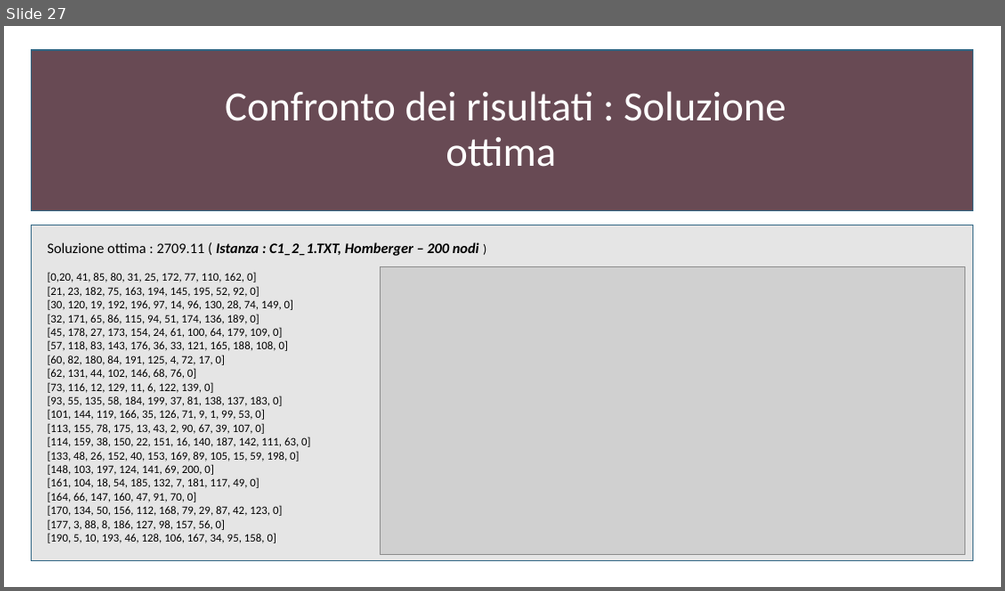
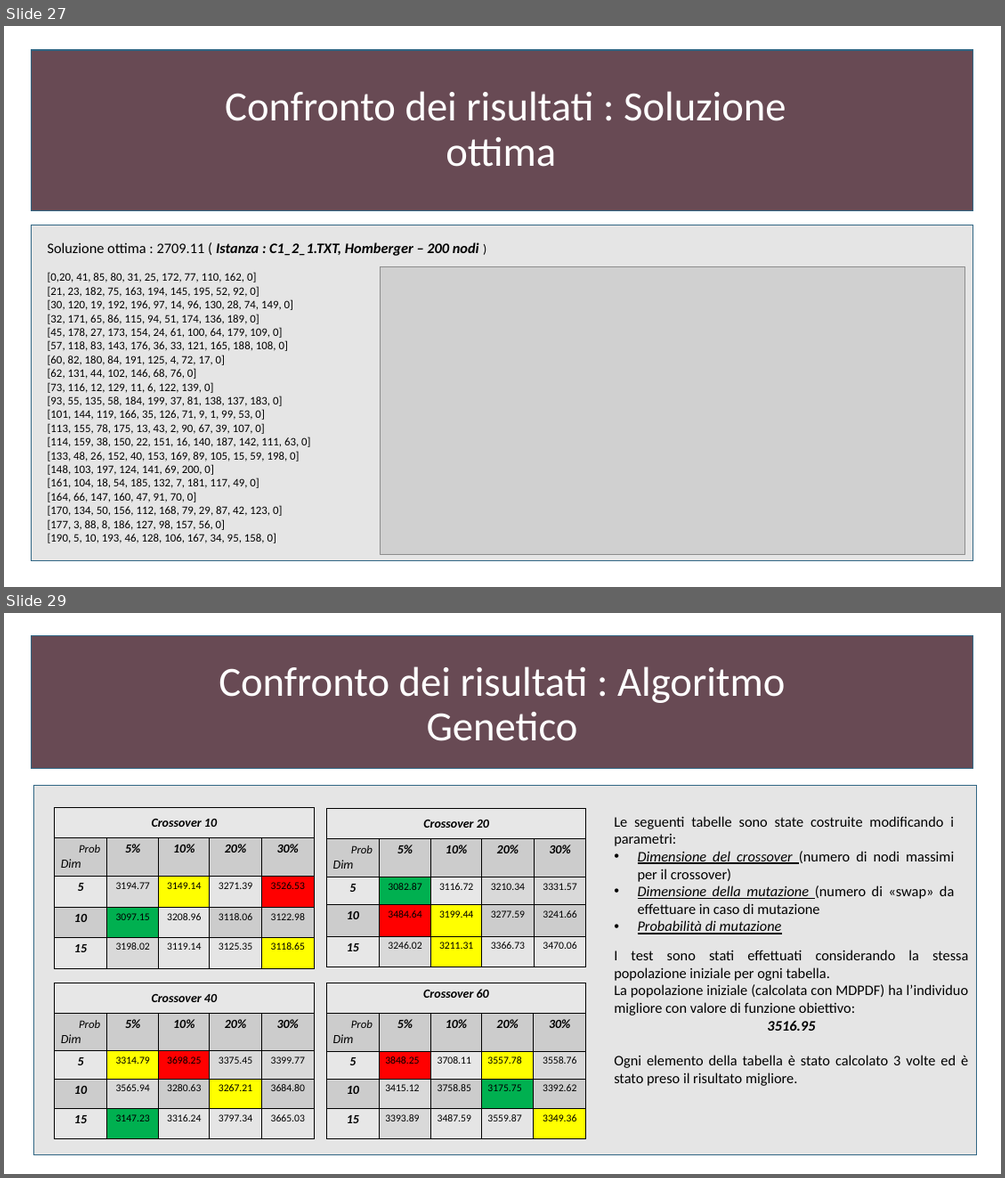
Before and after one commit to gdr-98/Greedy-heuristics-and-genetic-algorithm-for-a-CVRPTW-problem-resolution-, a slide deck: Elaborato.pptx. Shown one above the other, each under a label of ours: slide 27 before the commit, slides 27 and 29 after it; the slides between them are not shown. The pictures are 1005x591 and 1005x1178 pixels, drawn with LibreOffice and Linux fonts; fonts in the diff are those of the drawing; grey boxes stand for pictures. Boxes give left, top, right and bottom in pixels: in the first picture for what was removed or moved away, otherwise in the second. Text is boxed around its words. In the diff, an @@ line names an element or a change of style, - is before the commit and + after.

Commit message:
Tuning dei parametri

```diff
--- a/Elaborato.pptx
+++ b/Elaborato.pptx
@@ slide 29 added at box(4, 613, 1001, 1174), background #FFFFFF @@
@@ rectangle added at box(31, 635, 973, 769), fill #684A54, outline #306684 1 pt @@
@@ title added at box(218, 666, 785, 741), 40 pt, text #FFFFFF @@
+Confronto dei risultati : Algoritmo Genetico
@@ rectangle added at box(34, 786, 976, 1155), fill #E5E5E5, outline #306684 1 pt @@
@@ table added at box(55, 808, 316, 969), 5 rows, 5 columns @@
+Crossover 10 |  |  |  | 
+Prob / Dim | 5% | 10% | 20% | 30%
+5 | 3194.77 | 3149.14 | 3271.39 | 3526.53
+10 | 3097.15 | 3208.96 | 3118.06 | 3122.98
+15 | 3198.02 | 3119.14 | 3125.35 | 3118.65
@@ table added at box(327, 809, 587, 966), 5 rows, 5 columns @@
+Crossover 20 |  |  |  | 
+Prob / Dim | 5% | 10% | 20% | 30%
+5 | 3082.87 | 3116.72 | 3210.34 | 3331.57
+10 | 3484.64 | 3199.44 | 3277.59 | 3241.66
+15 | 3246.02 | 3211.31 | 3366.73 | 3470.06
@@ text added at box(614, 816, 954, 934), 14 pt, text #000000 @@
+Le seguenti tabelle sono state costruite modificando i parametri:
+• Dimensione del crossover (numero di nodi massimi per il crossover)
+• Dimensione della mutazione (numero di «swap» da effettuare in caso di mutazione
+• Probabilità di mutazione
@@ text added at box(614, 949, 968, 1086), 14 pt, text #000000 @@
+I test sono stati effettuati considerando la stessa popolazione iniziale per ogni tabella.
+La popolazione iniziale (calcolata con MDPDF) ha l’individuo migliore con valore di funzione obiettivo:
+3516.95
+Ogni elemento della tabella è stato calcolato 3 volte ed è stato preso il risultato migliore.
@@ table added at box(55, 982, 316, 1139), 5 rows, 5 columns @@
+Crossover 40 |  |  |  | 
+Prob / Dim | 5% | 10% | 20% | 30%
+5 | 3314.79 | 3698.25 | 3375.45 | 3399.77
+10 | 3565.94 | 3280.63 | 3267.21 | 3684.80
+15 | 3147.23 | 3316.24 | 3797.34 | 3665.03
@@ table added at box(327, 983, 587, 1140), 5 rows, 5 columns @@
+Crossover 60 |  |  |  | 
+Prob / Dim | 5% | 10% | 20% | 30%
+5 | 3848.25 | 3708.11 | 3557.78 | 3558.76
+10 | 3415.12 | 3758.85 | 3175.75 | 3392.62
+15 | 3393.89 | 3487.59 | 3559.87 | 3349.36
```
Also in this commit, not shown: 2 slides changed.
